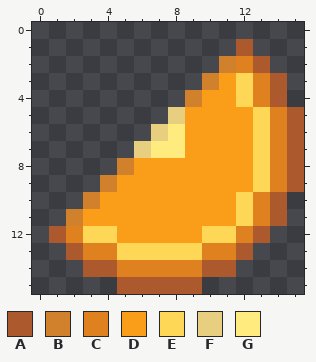
Two states of a pixel-art sprite, scenes/game_object/orange_energy/orange_energy.png. Above: the version before the commit.
The file is 16x16 pixels.
Palette (. is transparent): A #ad592e  B #d1802c  C #df811f  D #fa9e19  E #ffd756  F #e8cf80  G #ffeb7e
Pixels before, first column x 1:
 1 ...........A...
 2 ..........BCA..
 3 .........BDECA.
 4 ........BDDECA.
 5 .......FDDDDECA
 6 ......FGDDDDECA
 7 .....FGGDDDDECA
 8 ....BDDDDDDDECA
 9 ...BDDDDDDDDECA
10 ..BDDDDDDDDECA.
11 .BDDDDDDDDDECA.
12 ACEEDDDDDEECA..
13 .ACCEEEEECCA...
14 ..AACCCCCAA....
15 ....AAAAA......
Now the later version:
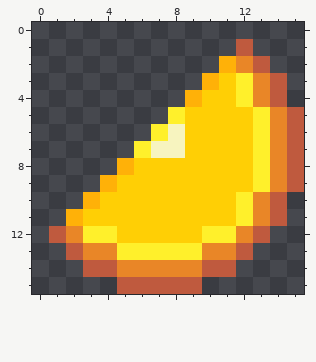
The edit:
colour A: #ad592e -> #bf5a3e
colour B: #d1802c -> #ffb108
colour C: #df811f -> #e98627
colour D: #fa9e19 -> #ffcf05
colour E: #ffd756 -> #fff02b
colour G: #ffeb7e -> #f7f4bf
y 5: x 8 F -> E
y 6: x 7 F -> E
y 7: x 6 F -> E
